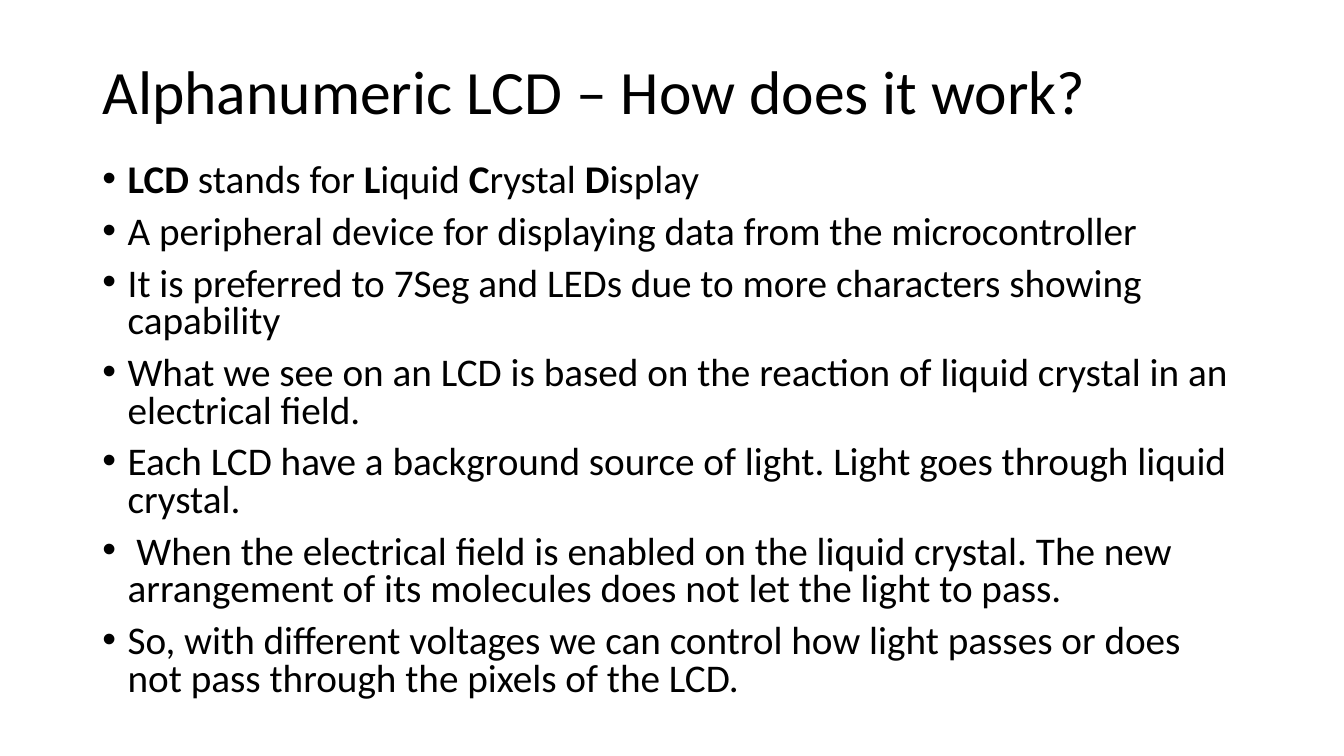
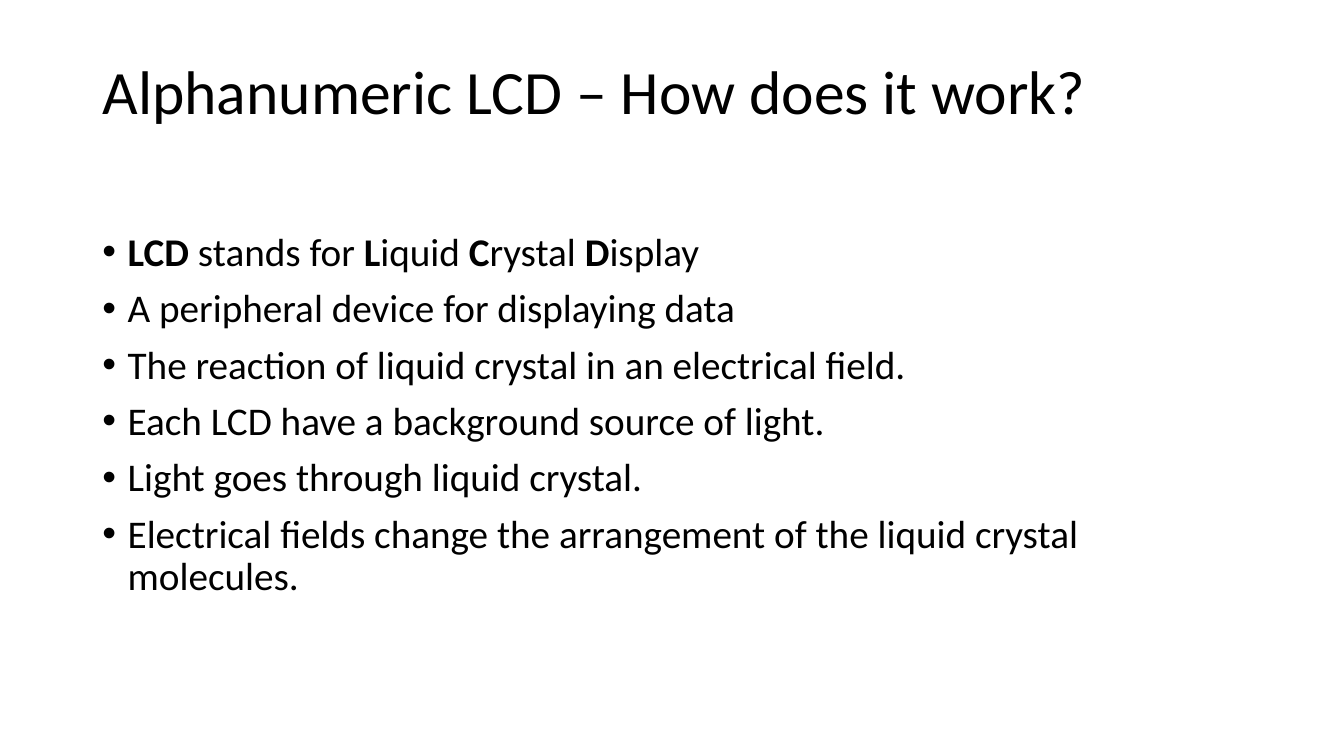
Before and after one commit to ehsanyousefzadehasl/MMCCF, a slide deck: slide 2 of 02-Alphanumeric-LCD/Alphanumeric-LCD.pptx. Drawn at 1344x756 pixels with LibreOffice and Linux fonts; fonts in the diff are those of the drawing. Boxes give left, top, right and bottom in pixels: in the first picture for what was removed or moved away, otherwise in the second. Text is boxed around its words. In the diff, an @@ line names an element or a change of style, - is before the commit and + after.

Commit message:
Alphanumeric LCDs is done!

```diff
--- a/02-Alphanumeric-LCD/Alphanumeric-LCD.pptx
+++ b/02-Alphanumeric-LCD/Alphanumeric-LCD.pptx
@@ text "LCD stands for Liquid Crystal ...": place and size @@
-text "LCD stands for Liquid Crystal ..." at <box>128,165,1227,699</box>
+text "LCD stands for Liquid Crystal ..." at <box>128,238,1078,591</box>
@@ text at <box>128,238,699,273</box>: line spacing 0.8 to 0.9 @@
@@ text at <box>128,294,1078,591</box>: text changed @@
-• A peripheral device for displaying data from the microcontroller
-• It is preferred to 7Seg and LEDs due to more characters showing capability
-• What we see on an LCD is based on the reaction of liquid crystal in an electrical field.
-• Each LCD have a background source of light. Light goes through liquid crystal.
-• When the electrical field is enabled on the liquid crystal. The new arrangement of its molecules does not let the light to pass.
-• So, with different voltages we can control how light passes or does not pass through the pixels of the LCD.
+• A peripheral device for displaying data
+• The reaction of liquid crystal in an electrical field.
+• Each LCD have a background source of light.
+• Light goes through liquid crystal.
+• Electrical fields change the arrangement of the liquid crystal molecules.
```
Also in this commit, not shown: 8 other slides changed, 31 other files.
